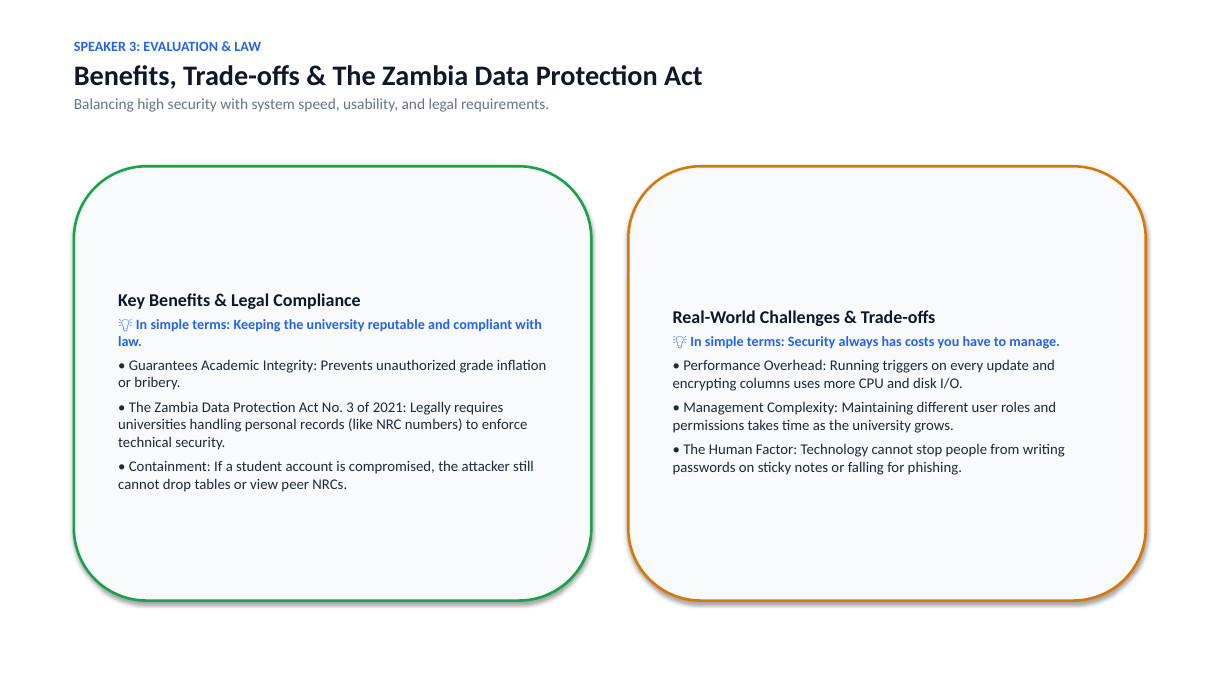
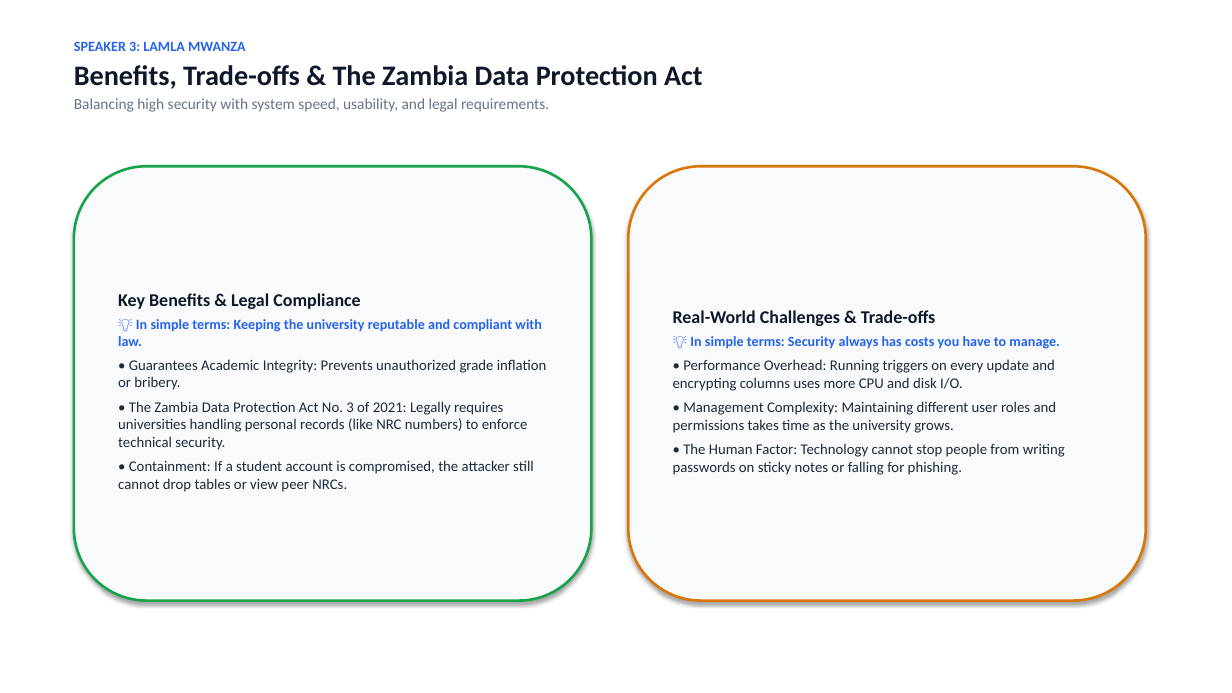
Before and after one commit to comfortpenyengwe-afk/ADA-assignment-for-the-ohns, a slide deck: slide 8 of BIT3360_Database_Security_Presentation.pptx. Drawn at 1232x693 pixels with LibreOffice and Linux fonts; fonts in the diff are those of the drawing. Boxes give left, top, right and bottom in pixels: in the first picture for what was removed or moved away, otherwise in the second. Text is boxed around its words. In the diff, an @@ line names an element or a change of style, - is before the commit and + after.

Commit message:
Update title slide with Comfort Penyengwe, Lubuto Matambo, Lamla Mwanza, and Gideon Namuya

```diff
--- a/BIT3360_Database_Security_Presentation.pptx
+++ b/BIT3360_Database_Security_Presentation.pptx
@@ text at (x1=74, y1=41, x2=246, y2=51): text changed @@
-SPEAKER 3: EVALUATION & LAW
+SPEAKER 3: LAMLA MWANZA
```
Also in this commit, not shown: 11 other slides changed, 2 other files.
